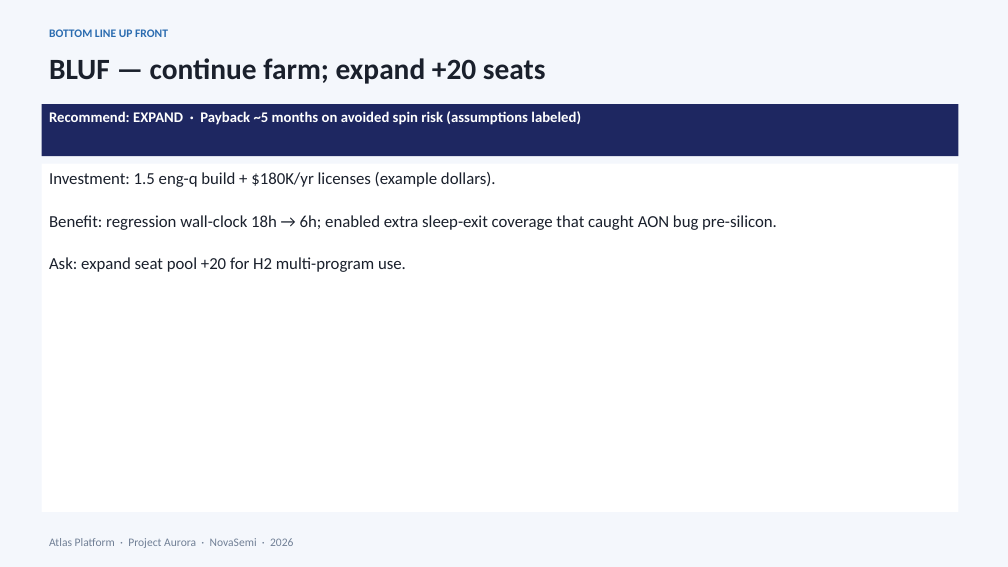
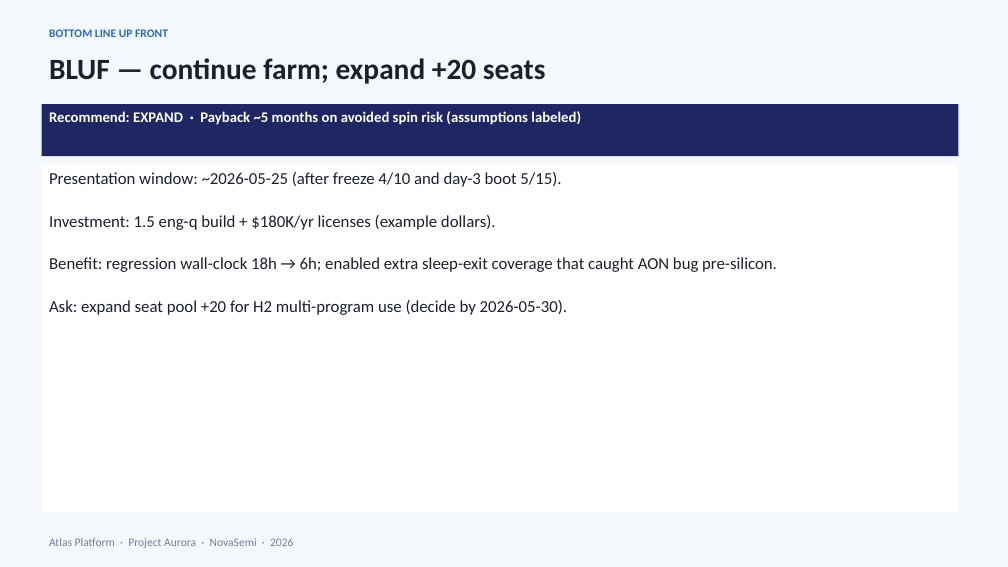
Before and after one commit to peter0749/MindsetMD, a slide deck: slide 2 of skills/presentations/assets/pptx/examples/04-benefit-value.pptx. Drawn at 1008x567 pixels with LibreOffice and Linux fonts; fonts in the diff are those of the drawing. Boxes give left, top, right and bottom in pixels: in the first picture for what was removed or moved away, otherwise in the second. Text is boxed around its words. In the diff, an @@ line names an element or a change of style, - is before the commit and + after.

Commit message:
Fix Aurora example timeline coherence across decks 01-09
Resequence freeze (4/10) before silicon (5/12) and farm-ROI lagging
KPIs before ask-by (5/30). Add AURORA_TIMELINE anchors and regression
tests that fail on freeze-held-after-ask and 01/02 chronology bugs.

```diff
--- a/skills/presentations/assets/pptx/examples/04-benefit-value.pptx
+++ b/skills/presentations/assets/pptx/examples/04-benefit-value.pptx
@@ text in rectangle at bbox=[49, 172, 561, 187]: paragraph added @@
+Presentation window: ~2026-05-25 (after freeze 4/10 and day-3 boot 5/15).
@@ text in rectangle at bbox=[49, 300, 567, 315]: text changed @@
-Ask: expand seat pool +20 for H2 multi-program use.
+Ask: expand seat pool +20 for H2 multi-program use (decide by 2026-05-30).
```
Also in this commit, not shown: 2 other slides changed, 20 other files.
